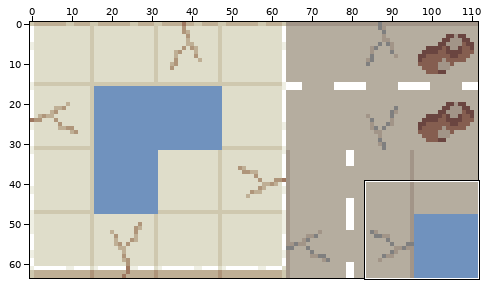
Sprite sheet -- graphics/tiles/tile16_urban_set.png. The picture above shows the old version from afar; the outline marks the close-up.
Close-up. The starting point:
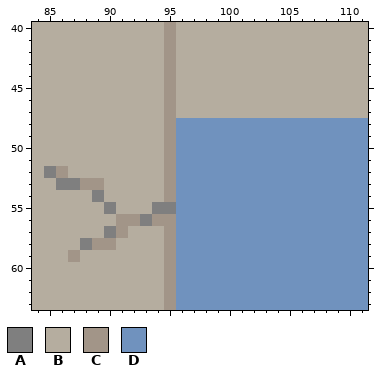
The file is 112x64 pixels. Shown: x 84..111, y 40..63.
Palette (. is transparent): A #7f7f7f  B #b5ad9f  C #a29588  D #7092be
Pixels before, first column x 84:
40 BBBBBBBBBBBCBBBBBBBBBBBBBBBB
41 BBBBBBBBBBBCBBBBBBBBBBBBBBBB
42 BBBBBBBBBBBCBBBBBBBBBBBBBBBB
43 BBBBBBBBBBBCBBBBBBBBBBBBBBBB
44 BBBBBBBBBBBCBBBBBBBBBBBBBBBB
45 BBBBBBBBBBBCBBBBBBBBBBBBBBBB
46 BBBBBBBBBBBCBBBBBBBBBBBBBBBB
47 BBBBBBBBBBBCBBBBBBBBBBBBBBBB
48 BBBBBBBBBBBCDDDDDDDDDDDDDDDD
49 BBBBBBBBBBBCDDDDDDDDDDDDDDDD
50 BBBBBBBBBBBCDDDDDDDDDDDDDDDD
51 BBBBBBBBBBBCDDDDDDDDDDDDDDDD
52 BACBBBBBBBBCDDDDDDDDDDDDDDDD
53 BBAACCBBBBBCDDDDDDDDDDDDDDDD
54 BBBBBABBBBBCDDDDDDDDDDDDDDDD
55 BBBBBBABBBAADDDDDDDDDDDDDDDD
56 BBBBBBBCCACCDDDDDDDDDDDDDDDD
57 BBBBBBACBBBCDDDDDDDDDDDDDDDD
58 BBBBACCBBBBCDDDDDDDDDDDDDDDD
59 BBBCBBBBBBBCDDDDDDDDDDDDDDDD
60 BBBBBBBBBBBCDDDDDDDDDDDDDDDD
61 BBBBBBBBBBBCDDDDDDDDDDDDDDDD
62 BBBBBBBBBBBCDDDDDDDDDDDDDDDD
63 BBBBBBBBBBBCDDDDDDDDDDDDDDDD
And afterwards:
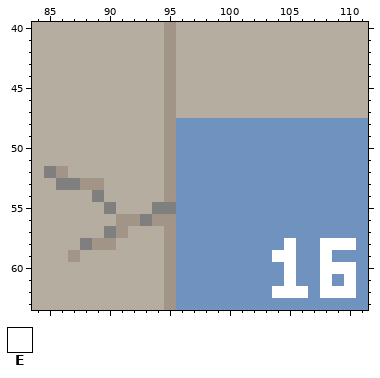
Colours new in this view: E #ffffff
The edit:
Changed rows in their new state; - is an unchanged pixel.
first column x 104:
58 -E--EEE
59 EE--E--
60 -E--EEE
61 -E--E-E
62 EEE-EEE
